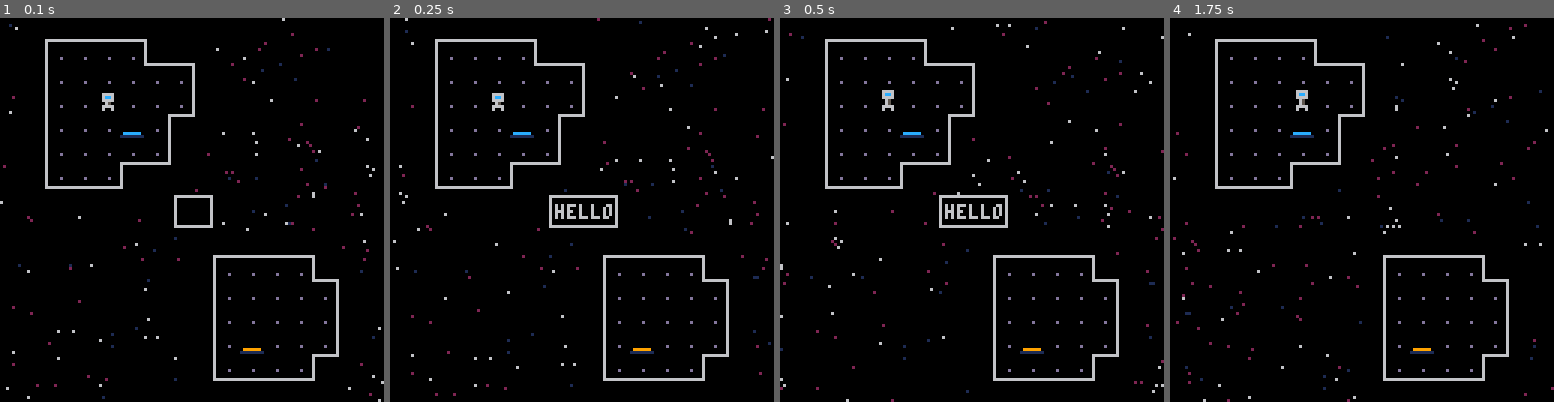
Above: before the commit, frames 1-4 (left to right).
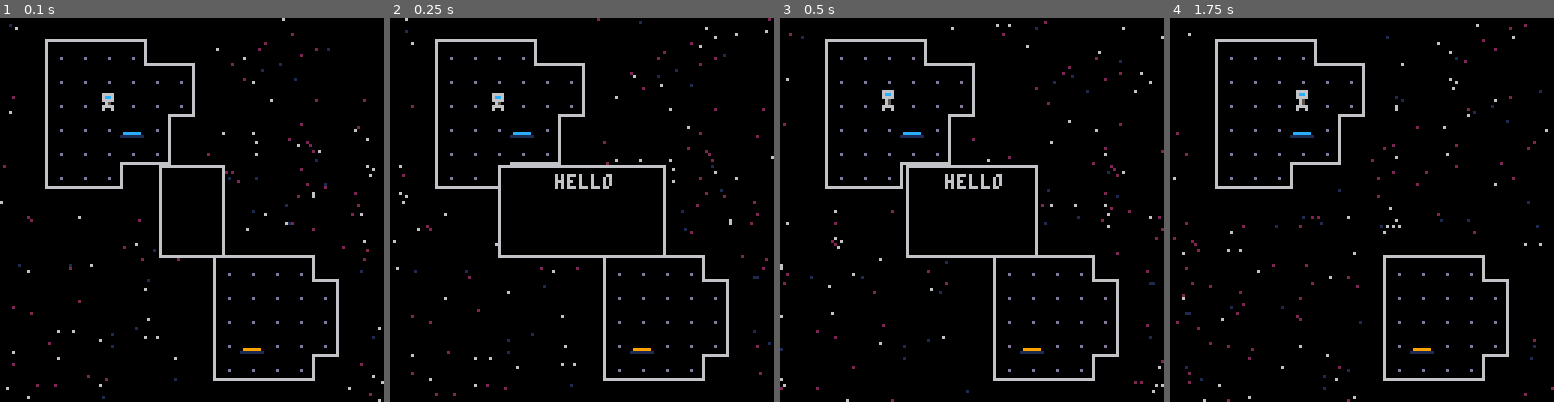
Above: after the commit, the same moments.

Repository: camerondugan/Pico8-Cartridges
Game: PICO-8 cartridge mygames/space.p8
The game is run twice, just before and just after one commit, with the same random seed, the same clock (stepped at 60 frames per second) and the same inputs.
Inputs:
- Up to frame 1 (0.1 s): no input
- Up to frame 2 (0.25 s): no input
- Up to frame 3 (0.5 s): tap X (X key) at 0.33 s
- Up to frame 4 (1.75 s): tap O (Z key) at 0.7, 1.7 s; tap X (X key) at 1.07 s; hold Right from 1.6 s (still down)

The runs differ from the first frame. In frame 1, 0.9% of the frame differs, in the area x 41-59%, y 38-63%; in frame 2, 2.0%, in the area x 28-72%, y 38-63%; in frame 3, 1.8%; in frame 4, nothing differs.

Commit message:
box object perfected

Diff:
--- a/mygames/space.p8
+++ b/mygames/space.p8
@@ -36,7 +36,7 @@
 	palt(0,false)
 
 	get_player_start()
-	click_txt({"hello"})
+	click_txt({"hello","please be wary","teleporting is dangerous"})
 end
 
 function _draw()
@@ -75,7 +75,7 @@
 			add(input_buffer,{x=x,y=y})
 		end
 	end
-	if (btnp(4) and dbox) then
+	if (btnp(5) and dbox) then
 		box_collapse=true
 	end
 end
@@ -350,8 +350,9 @@
 -->8
 --utils
 clicked=false
-dbox=false
-box_collapse=false
+cbox=true --click box
+dbox=false --should draw
+box_collapse=false --should bc
 box_w=nil
 box_h=nil
 box_x=nil
@@ -385,13 +386,14 @@
 	if (dbox) then
 		draw_box(tbl,cur_box_w,box_h)
 	end
+	local spd=l(tbl)/6.6
 	if (not box_collapse) then
-		if (cur_box_w<box_w) cur_box_w+=2
+		if (cur_box_w<box_w) cur_box_w+=spd
 		--potentially unneccesary
 		if (cur_box_w>box_w) cur_box_w=box_w
 	else
 		if (cur_box_w>0) then
-			cur_box_w-=2
+			cur_box_w-=spd
 		else
 			dbox=false
 		end
@@ -416,11 +418,16 @@
 	)
 	local o=3
 	for txt in all(tbl) do
-		local txt_w=#txt*2
-		if (txt_w<w-10) then
-			print(txt,box_x+(w/2)-(txt_w)+1,box_y+o)
+		local txt_w=#txt*4
+		if (txt_w+2<=w) then
+			print(txt,bo+box_x+w/2-txt_w/2+1,box_y+o)
 		end
 		o+=10
+	end
+	if (cbox and box_w<=w) then
+		local iconx, icony= bo+box_x+w-10,box_y+h
+		rectfill(iconx-1,icony-1,iconx+7,icony+5,0)
+		print("❎",iconx,icony,6)
 	end
 end
 
Not shown, added: others-games/fyuwofone-0.p8.png
Not shown, added: others-games/mipajiyoko-0.p8.png
